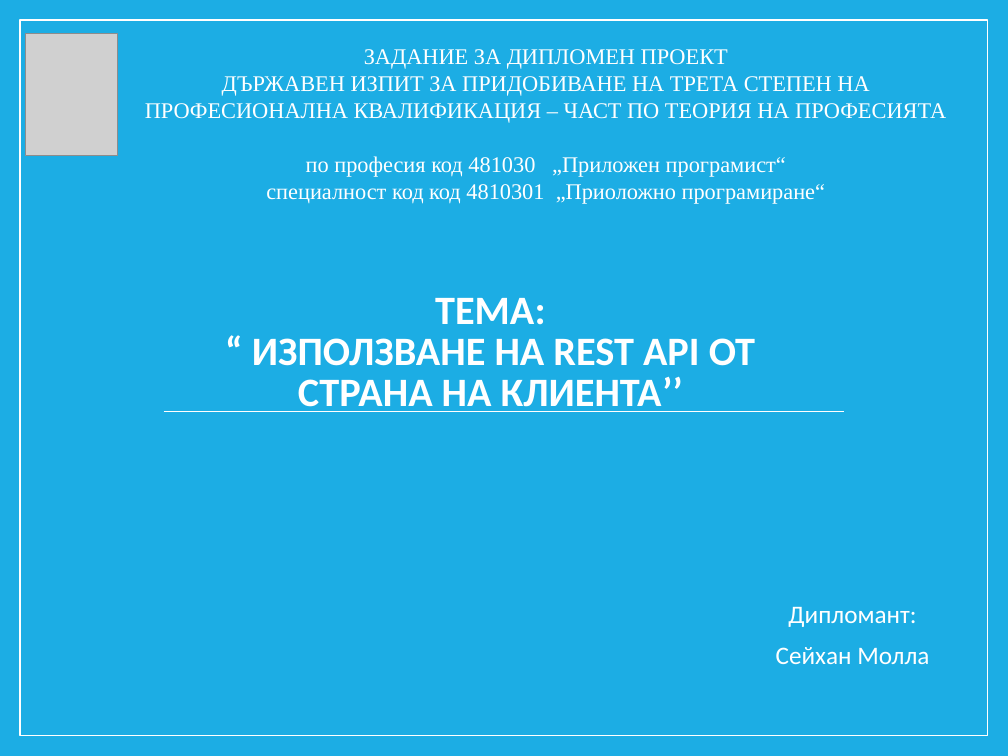
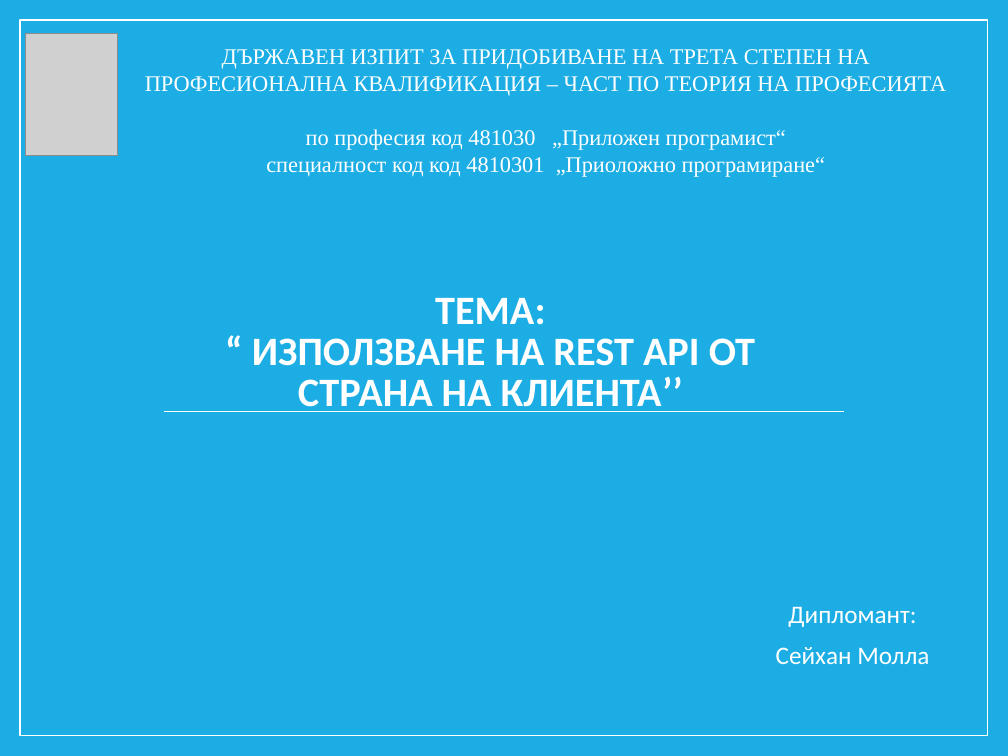
Before and after one commit to pgee-dzi2024/Theme_2505, a slide deck: slide 1 of dr/Защита- дипломен проект.pptx. Drawn at 1008x756 pixels with LibreOffice and Linux fonts; fonts in the diff are those of the drawing; grey boxes stand for pictures. Boxes give left, top, right and bottom in pixels: in the first picture for what was removed or moved away, otherwise in the second. Text is boxed around its words. In the diff, an @@ line names an element or a change of style, - is before the commit and + after.

```diff
--- a/dr/Защита- дипломен проект.pptx
+++ b/dr/Защита- дипломен проект.pptx
@@ text at [364,49,728,69]: paragraph removed @@
-ЗАДАНИЕ ЗА ДИПЛОМЕН ПРОЕКТ
```
Also in this commit, not shown: 6 slides added, 6 slides removed, 2 other files.
